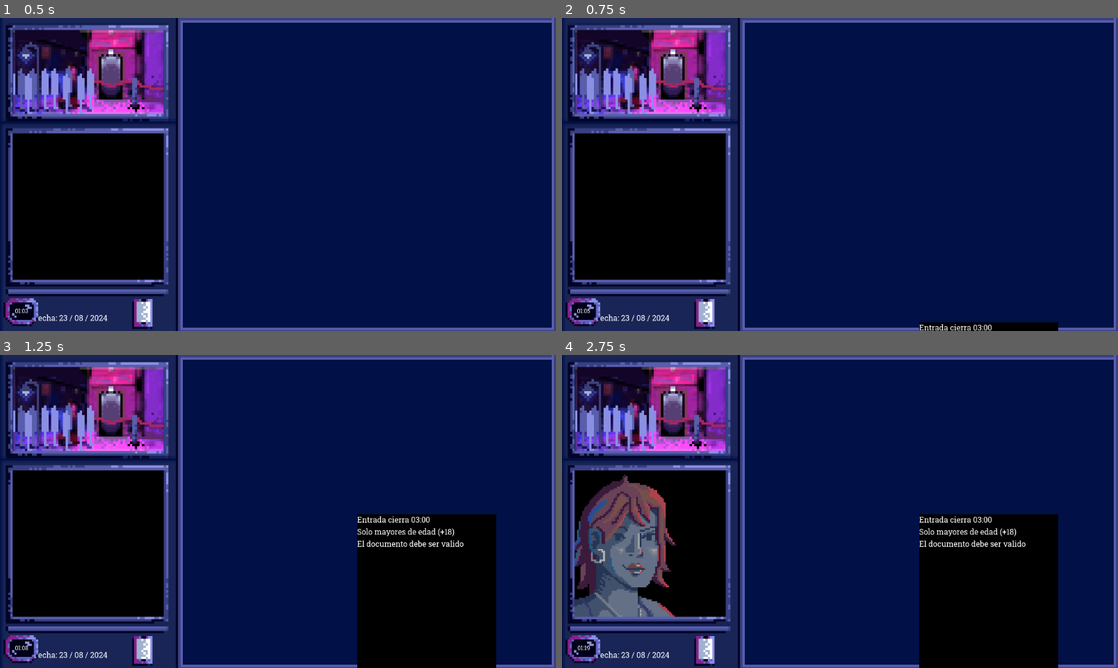
Above: before the commit, frames 1-4 (two rows, left to right).
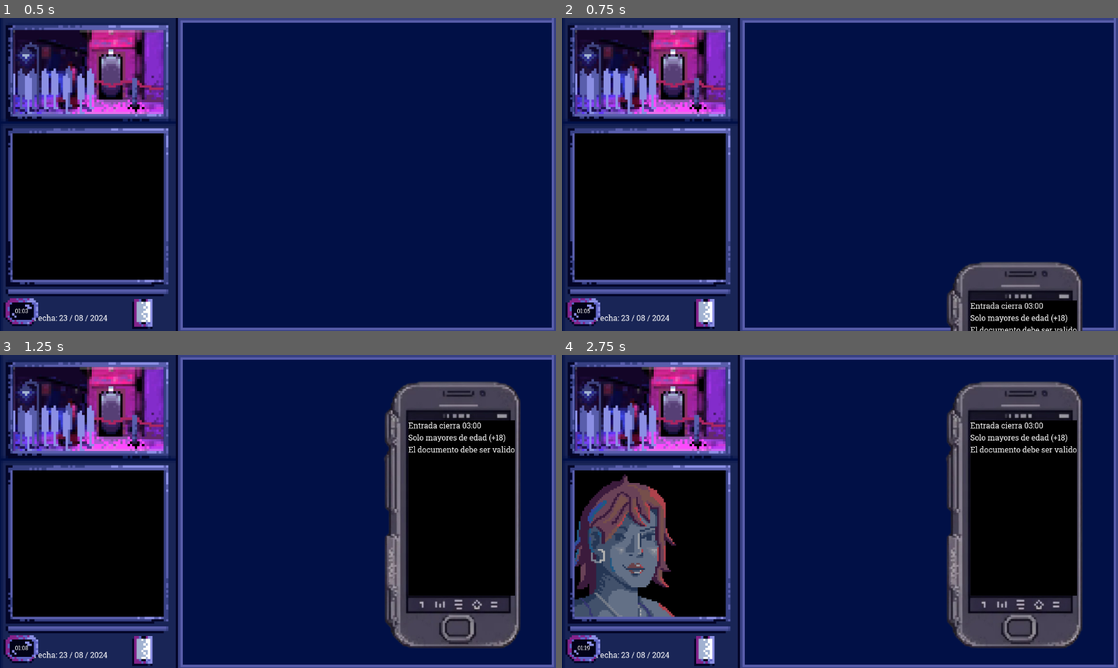
Above: after the commit, the same moments.

Repository: joacoague15/dni-en-mano
Game: Godot game, scene res://main_scene.tscn
Same seed, same stepped clock (60 frames per second), same inputs: the game is played once before the commit and once after it.
Inputs (mouse positions are in pixels of both pictures, inside the frame that each line leads up to):
- Up to frame 1 (0.5 s): no input
- Up to frame 2 (0.75 s): click (706, 315) at 0.5 s
- Up to frame 3 (1.25 s): no input
- Up to frame 4 (2.75 s): click (706, 652) at 1.25 s; click (706, 652) at 2 s

Frame 1 is identical in both runs. In frame 2, 4.9% of the frame differs, in the area x 64-94%, y 78-100%; in frame 3, 20%, in the area x 64-94%, y 8-100%; in frame 4, 20%.

Commit message:
Added elements for menu and phone

Diff:
--- a/character_random_selector.gd
+++ b/character_random_selector.gd
@@ -2,8 +2,8 @@
 
 @onready var dni_information = $DNIInformation
 @onready var result_label = $ResultLabel
-@onready var rules_label = $RulesLabel
-@onready var rules_label_animation_player = $RulesLabel/RulesAnimationPlayer
+@onready var rules_label = $Phone/RulesLabel
+@onready var rules_label_animation_player = $Phone/RulesLabel/RulesAnimationPlayer
 @onready var show_rules_button = $ShowRulesButton
 @onready var character_sprite = $CharacterSprite
 @onready var character_animation_player = $CharacterSprite/AnimationPlayer
@@ -13,6 +13,9 @@
 @onready var accept_button = $AcceptButton
 @onready var reject_button = $RejectButton
 @onready var background_music = $BackgroundMusicPlayer
+
+@export var hover_color: Color = Color(1, 0.5, 0.5)  # light red
+@export var normal_color: Color = Color(1, 1, 1)      # white
 
 var persons = [
 	{"name": "Camila", "image": preload("res://characterImages/character1.png"), "problem": "due_date", "dni": {"name": "Camila Gutierrez", "born_date": "15/01/1990", "due_date": "10/05/2024", "document_photo": preload("res://characterImages/character1.png")}},
@@ -111,12 +114,10 @@
 	rules_label.text = rules_text
 
 func _on_show_rules_button_pressed():
-	if not rules_visible:
-		rules_label_animation_player.play("rules_appear")
-		rules_visible = true
-	else:
-		rules_label_animation_player.play("rules_disappear")
-		rules_visible = false
+	if not rules_label_animation_player.is_playing():
+		var animation = "rules_appear" if not rules_visible else "rules_disappear"
+		rules_label_animation_player.play(animation)
+		rules_visible = !rules_visible
 
 func _on_animation_player_animation_finished(animation_name):
 	if animation_name == "character_appear":
@@ -153,10 +154,13 @@
 	Input.set_custom_mouse_cursor(thumb_up_cursor, 0, Vector2(64, 64))
 
 func _on_reject_button_mouse_entered():
+	modulate = hover_color
 	Input.set_custom_mouse_cursor(thumb_down_cursor, 0, Vector2(64, 64))
 
 func _on_accept_button_mouse_exited():
+	modulate = normal_color
 	Input.set_custom_mouse_cursor(custom_cursor, 0, Vector2(64, 64))
 
 func _on_reject_button_mouse_exited():
+	modulate = normal_color
 	Input.set_custom_mouse_cursor(custom_cursor, 0, Vector2(64, 64))
--- a/main_scene.tscn
+++ b/main_scene.tscn
@@ -13,6 +13,7 @@
 [ext_resource type="Texture2D" uid="uid://ba6esi8lcm1py" path="res://characterImages/thumb_up.png" id="8_cmg3h"]
 [ext_resource type="Texture2D" uid="uid://cg07p3kwgkgf2" path="res://characterImages/thumb_down.png" id="9_5kib1"]
 [ext_resource type="Texture2D" uid="uid://4bvvb1p07k7w" path="res://club.png" id="12_snwmf"]
+[ext_resource type="Texture2D" uid="uid://nip20sokv4sy" path="res://characterImages/phone.png" id="15_4qmgs"]
 [ext_resource type="AudioStream" uid="uid://fdahb23jahf3" path="res://sounds/la_noche_llama.ogg" id="15_entrm"]
 
 [sub_resource type="Animation" id="Animation_25fdj"]
@@ -481,6 +482,105 @@
 "dni_disappear": SubResource("Animation_gt23q")
 }
 
+[sub_resource type="StyleBoxFlat" id="StyleBoxFlat_bg64p"]
+bg_color = Color(0.6, 0.6, 0.6, 0)
+
+[sub_resource type="Animation" id="Animation_hskue"]
+length = 0.001
+tracks/0/type = "value"
+tracks/0/imported = false
+tracks/0/enabled = true
+tracks/0/path = NodePath("CountdownLabel:scale")
+tracks/0/interp = 1
+tracks/0/loop_wrap = true
+tracks/0/keys = {
+"times": PackedFloat32Array(0),
+"transitions": PackedFloat32Array(1),
+"update": 0,
+"values": [Vector2(1, 1)]
+}
+tracks/1/type = "value"
+tracks/1/imported = false
+tracks/1/enabled = true
+tracks/1/path = NodePath("CountdownLabel:theme_override_colors/font_color")
+tracks/1/interp = 1
+tracks/1/loop_wrap = true
+tracks/1/keys = {
+"times": PackedFloat32Array(0),
+"transitions": PackedFloat32Array(1),
+"update": 0,
+"values": [null]
+}
+
+[sub_resource type="Animation" id="Animation_1c86v"]
+resource_name = "red_alarm"
+length = 1.5
+tracks/0/type = "value"
+tracks/0/imported = false
+tracks/0/enabled = true
+tracks/0/path = NodePath("CountdownLabel:scale")
+tracks/0/interp = 1
+tracks/0/loop_wrap = true
+tracks/0/keys = {
+"times": PackedFloat32Array(0, 0.2, 0.5, 0.7, 1, 1.2, 1.5),
+"transitions": PackedFloat32Array(1, 1, 1, 1, 1, 1, 1),
+"update": 0,
+"values": [Vector2(1, 1), Vector2(1.1, 1.1), Vector2(1, 1), Vector2(1.1, 1.1), Vector2(1, 1), Vector2(1, 1), Vector2(1, 1)]
+}
+tracks/1/type = "value"
+tracks/1/imported = false
+tracks/1/enabled = true
+tracks/1/path = NodePath("CountdownLabel:theme_override_colors/font_color")
+tracks/1/interp = 1
+tracks/1/loop_wrap = true
+tracks/1/keys = {
+"times": PackedFloat32Array(0, 1.5),
+"transitions": PackedFloat32Array(1, 1),
+"update": 0,
+"values": [Color(0.919281, 3.08037e-06, 4.81307e-07, 1), Color(0.917647, 0, 0, 1)]
+}
+
+[sub_resource type="Animation" id="Animation_bkhf6"]
+resource_name = "yellow_alarm"
+length = 1.5
+tracks/0/type = "value"
+tracks/0/imported = false
+tracks/0/enabled = true
+tracks/0/path = NodePath("CountdownLabel:scale")
+tracks/0/interp = 1
+tracks/0/loop_wrap = true
+tracks/0/keys = {
+"times": PackedFloat32Array(0, 0.3, 0.5, 0.7, 1, 1.3, 1.5),
+"transitions": PackedFloat32Array(1, 1, 1, 1, 1, 1, 1),
+"update": 0,
+"values": [Vector2(1, 1), Vector2(1.1, 1.1), Vector2(1, 1), Vector2(1.1, 1.1), Vector2(1, 1), Vector2(1.1, 1.1), Vector2(1, 1)]
+}
+tracks/1/type = "value"
+tracks/1/imported = false
+tracks/1/enabled = true
+tracks/1/path = NodePath("CountdownLabel:theme_override_colors/font_color")
+tracks/1/interp = 1
+tracks/1/loop_wrap = true
+tracks/1/keys = {
+"times": PackedFloat32Array(0, 0.0001, 1.5),
+"transitions": PackedFloat32Array(1, 1, 1),
+"update": 0,
+"values": [null, Color(0.941176, 0.913725, 0, 1), Color(0.941176, 0.913725, 0, 1)]
+}
+
+[sub_resource type="AnimationLibrary" id="AnimationLibrary_5wfro"]
+_data = {
+"RESET": SubResource("Animation_hskue"),
+"red_alarm": SubResource("Animation_1c86v"),
+"yellow_alarm": SubResource("Animation_bkhf6")
+}
+
+[sub_resource type="StyleBoxFlat" id="StyleBoxFlat_gh0d6"]
+bg_color = Color(0.6, 0.6, 0.6, 0)
+
+[sub_resource type="StyleBoxFlat" id="StyleBoxFlat_fbkte"]
+bg_color = Color(0.6, 0.6, 0.6, 0)
+
 [sub_resource type="StyleBoxFlat" id="StyleBoxFlat_nu1mr"]
 bg_color = Color(0, 0, 0, 1)
 
@@ -489,14 +589,14 @@
 tracks/0/type = "value"
 tracks/0/imported = false
 tracks/0/enabled = true
-tracks/0/path = NodePath(".:position")
-tracks/0/interp = 1
-tracks/0/loop_wrap = true
-tracks/0/keys = {
-"times": PackedFloat32Array(0),
-"transitions": PackedFloat32Array(1),
-"update": 0,
-"values": [Vector2(170, 450)]
+tracks/0/path = NodePath("..:position")
+tracks/0/interp = 1
+tracks/0/loop_wrap = true
+tracks/0/keys = {
+"times": PackedFloat32Array(0),
+"transitions": PackedFloat32Array(1),
+"update": 0,
+"values": [Vector2(419, 675)]
 }
 
 [sub_resource type="Animation" id="Animation_j1gxf"]
@@ -505,14 +605,14 @@
 tracks/0/type = "value"
 tracks/0/imported = false
 tracks/0/enabled = true
-tracks/0/path = NodePath(".:position")
+tracks/0/path = NodePath("..:position")
 tracks/0/interp = 1
 tracks/0/loop_wrap = true
 tracks/0/keys = {
 "times": PackedFloat32Array(0, 0.5),
 "transitions": PackedFloat32Array(1, 1),
 "update": 0,
-"values": [Vector2(170, 450), Vector2(170, 0)]
+"values": [Vector2(419, 675), Vector2(419, 0)]
 }
 
 [sub_resource type="Animation" id="Animation_qfl5k"]
@@ -521,14 +621,14 @@
 tracks/0/type = "value"
 tracks/0/imported = false
 tracks/0/enabled = true
-tracks/0/path = NodePath(".:position")
+tracks/0/path = NodePath("..:position")
 tracks/0/interp = 1
 tracks/0/loop_wrap = true
 tracks/0/keys = {
 "times": PackedFloat32Array(0, 0.5),
 "transitions": PackedFloat32Array(1, 1),
 "update": 0,
-"values": [Vector2(170, 0), Vector2(170, 450)]
+"values": [Vector2(419, 0), Vector2(419, 675)]
 }
 
 [sub_resource type="AnimationLibrary" id="AnimationLibrary_xam52"]
@@ -537,105 +637,6 @@
 "rules_appear": SubResource("Animation_j1gxf"),
 "rules_disappear": SubResource("Animation_qfl5k")
 }
-
-[sub_resource type="StyleBoxFlat" id="StyleBoxFlat_bg64p"]
-bg_color = Color(0.6, 0.6, 0.6, 0)
-
-[sub_resource type="Animation" id="Animation_hskue"]
-length = 0.001
-tracks/0/type = "value"
-tracks/0/imported = false
-tracks/0/enabled = true
-tracks/0/path = NodePath("CountdownLabel:scale")
-tracks/0/interp = 1
-tracks/0/loop_wrap = true
-tracks/0/keys = {
-"times": PackedFloat32Array(0),
-"transitions": PackedFloat32Array(1),
-"update": 0,
-"values": [Vector2(1, 1)]
-}
-tracks/1/type = "value"
-tracks/1/imported = false
-tracks/1/enabled = true
-tracks/1/path = NodePath("CountdownLabel:theme_override_colors/font_color")
-tracks/1/interp = 1
-tracks/1/loop_wrap = true
-tracks/1/keys = {
-"times": PackedFloat32Array(0),
-"transitions": PackedFloat32Array(1),
-"update": 0,
-"values": [null]
-}
-
-[sub_resource type="Animation" id="Animation_1c86v"]
-resource_name = "red_alarm"
-length = 1.5
-tracks/0/type = "value"
-tracks/0/imported = false
-tracks/0/enabled = true
-tracks/0/path = NodePath("CountdownLabel:scale")
-tracks/0/interp = 1
-tracks/0/loop_wrap = true
-tracks/0/keys = {
-"times": PackedFloat32Array(0, 0.2, 0.5, 0.7, 1, 1.2, 1.5),
-"transitions": PackedFloat32Array(1, 1, 1, 1, 1, 1, 1),
-"update": 0,
-"values": [Vector2(1, 1), Vector2(1.1, 1.1), Vector2(1, 1), Vector2(1.1, 1.1), Vector2(1, 1), Vector2(1, 1), Vector2(1, 1)]
-}
-tracks/1/type = "value"
-tracks/1/imported = false
-tracks/1/enabled = true
-tracks/1/path = NodePath("CountdownLabel:theme_override_colors/font_color")
-tracks/1/interp = 1
-tracks/1/loop_wrap = true
-tracks/1/keys = {
-"times": PackedFloat32Array(0, 1.5),
-"transitions": PackedFloat32Array(1, 1),
-"update": 0,
-"values": [Color(0.919281, 3.08037e-06, 4.81307e-07, 1), Color(0.917647, 0, 0, 1)]
-}
-
-[sub_resource type="Animation" id="Animation_bkhf6"]
-resource_name = "yellow_alarm"
-length = 1.5
-tracks/0/type = "value"
-tracks/0/imported = false
-tracks/0/enabled = true
-tracks/0/path = NodePath("CountdownLabel:scale")
-tracks/0/interp = 1
-tracks/0/loop_wrap = true
-tracks/0/keys = {
-"times": PackedFloat32Array(0, 0.3, 0.5, 0.7, 1, 1.3, 1.5),
-"transitions": PackedFloat32Array(1, 1, 1, 1, 1, 1, 1),
-"update": 0,
-"values": [Vector2(1, 1), Vector2(1.1, 1.1), Vector2(1, 1), Vector2(1.1, 1.1), Vector2(1, 1), Vector2(1.1, 1.1), Vector2(1, 1)]
-}
-tracks/1/type = "value"
-tracks/1/imported = false
-tracks/1/enabled = true
-tracks/1/path = NodePath("CountdownLabel:theme_override_colors/font_color")
-tracks/1/interp = 1
-tracks/1/loop_wrap = true
-tracks/1/keys = {
-"times": PackedFloat32Array(0, 0.0001, 1.5),
-"transitions": PackedFloat32Array(1, 1, 1),
-"update": 0,
-"values": [null, Color(0.941176, 0.913725, 0, 1), Color(0.941176, 0.913725, 0, 1)]
-}
-
-[sub_resource type="AnimationLibrary" id="AnimationLibrary_5wfro"]
-_data = {
-"RESET": SubResource("Animation_hskue"),
-"red_alarm": SubResource("Animation_1c86v"),
-"yellow_alarm": SubResource("Animation_bkhf6")
-}
-
-[sub_resource type="StyleBoxFlat" id="StyleBoxFlat_gh0d6"]
-bg_color = Color(0.6, 0.6, 0.6, 0)
-
-[sub_resource type="StyleBoxFlat" id="StyleBoxFlat_fbkte"]
-bg_color = Color(0.6, 0.6, 0.6, 0)
 
 [node name="Character" type="Node2D"]
 position = Vector2(570, 330)
@@ -772,19 +773,6 @@
 position = Vector2(200, -30)
 scale = Vector2(0.22, 0.22)
 texture = ExtResource("4_j40fr")
-
-[node name="RulesLabel" type="Label" parent="."]
-offset_left = 170.0
-offset_top = 450.0
-offset_right = 458.0
-offset_bottom = 895.0
-theme_override_fonts/font = ExtResource("3_a2yxb")
-theme_override_styles/normal = SubResource("StyleBoxFlat_nu1mr")
-
-[node name="RulesAnimationPlayer" type="AnimationPlayer" parent="RulesLabel"]
-libraries = {
-"": SubResource("AnimationLibrary_xam52")
-}
 
 [node name="ShowRulesButton" type="Button" parent="."]
 offset_left = -308.0
@@ -878,11 +866,27 @@
 stream = ExtResource("15_entrm")
 bus = &"New Bus"
 
+[node name="Phone" type="Sprite2D" parent="."]
+position = Vector2(419, 675)
+texture = ExtResource("15_4qmgs")
+
+[node name="RulesLabel" type="Label" parent="Phone"]
+offset_left = -143.0
+offset_top = -195.0
+offset_right = 65.0
+offset_bottom = 168.0
+theme_override_fonts/font = ExtResource("3_a2yxb")
+theme_override_styles/normal = SubResource("StyleBoxFlat_nu1mr")
+
+[node name="RulesAnimationPlayer" type="AnimationPlayer" parent="Phone/RulesLabel"]
+libraries = {
+"": SubResource("AnimationLibrary_xam52")
+}
+
 [connection signal="animation_finished" from="ResultScreen/ResultAnimationPlayer" to="." method="_on_result_animation_player_animation_finished"]
 [connection signal="animation_finished" from="CharacterSprite/AnimationPlayer" to="." method="_on_animation_player_animation_finished"]
 [connection signal="animation_started" from="CharacterSprite/AnimationPlayer" to="." method="_on_animation_player_animation_started"]
 [connection signal="animation_finished" from="DNIInformation/DNIAnimationPlayer" to="." method="_on_dni_animation_player_animation_finished"]
-[connection signal="animation_finished" from="RulesLabel/RulesAnimationPlayer" to="." method="_on_rules_animation_player_animation_finished"]
 [connection signal="pressed" from="ShowRulesButton" to="." method="_on_show_rules_button_pressed"]
 [connection signal="timeout" from="CountdownNode/CountdownTimer" to="CountdownNode" method="_on_countdown_timer_timeout"]
 [connection signal="mouse_entered" from="AcceptButton" to="." method="_on_accept_button_mouse_entered"]
@@ -891,3 +895,4 @@
 [connection signal="mouse_entered" from="RejectButton" to="." method="_on_reject_button_mouse_entered"]
 [connection signal="mouse_exited" from="RejectButton" to="." method="_on_reject_button_mouse_exited"]
 [connection signal="pressed" from="RejectButton" to="." method="_on_reject_button_pressed"]
+[connection signal="animation_finished" from="Phone/RulesLabel/RulesAnimationPlayer" to="." method="_on_rules_animation_player_animation_finished"]
Binary file added: characterImages/character_head.png
Not shown, added: characterImages/character_head.png.import
Binary file added: characterImages/menu_background.jpeg
Not shown, added: characterImages/menu_background.jpeg.import
Binary file added: characterImages/patova_head.png
Not shown, added: characterImages/patova_head.png.import
Binary file added: characterImages/phone.png
Not shown, added: characterImages/phone.png.import
Not shown: 1 places in main_scene.tscn that only renumber resources
